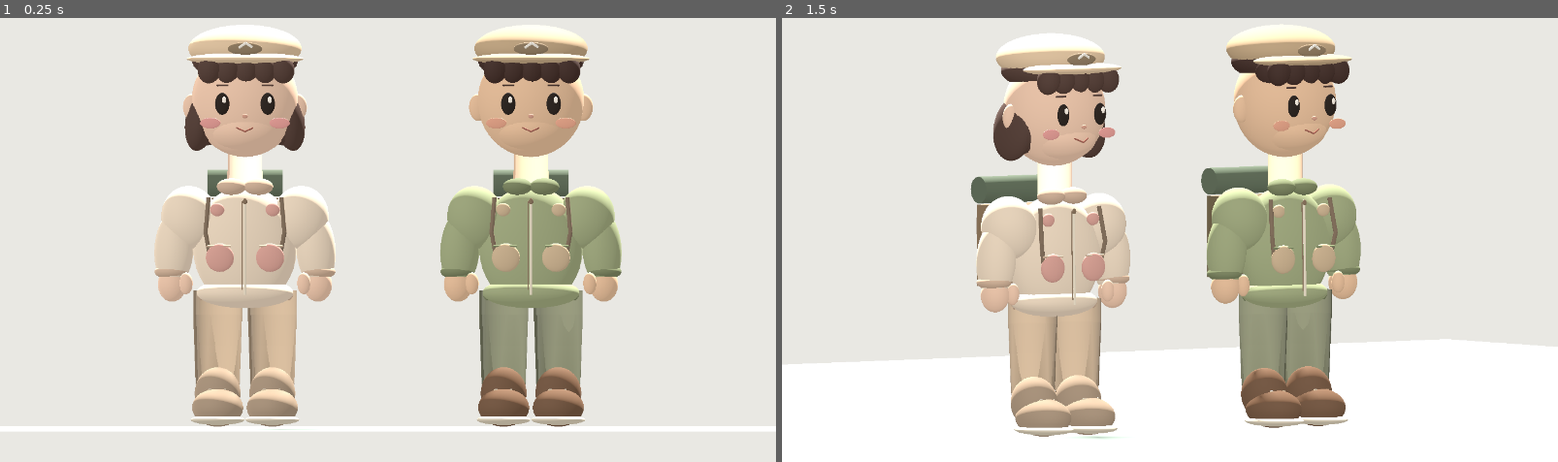
Above: before the commit, frames 1-2 (left to right).
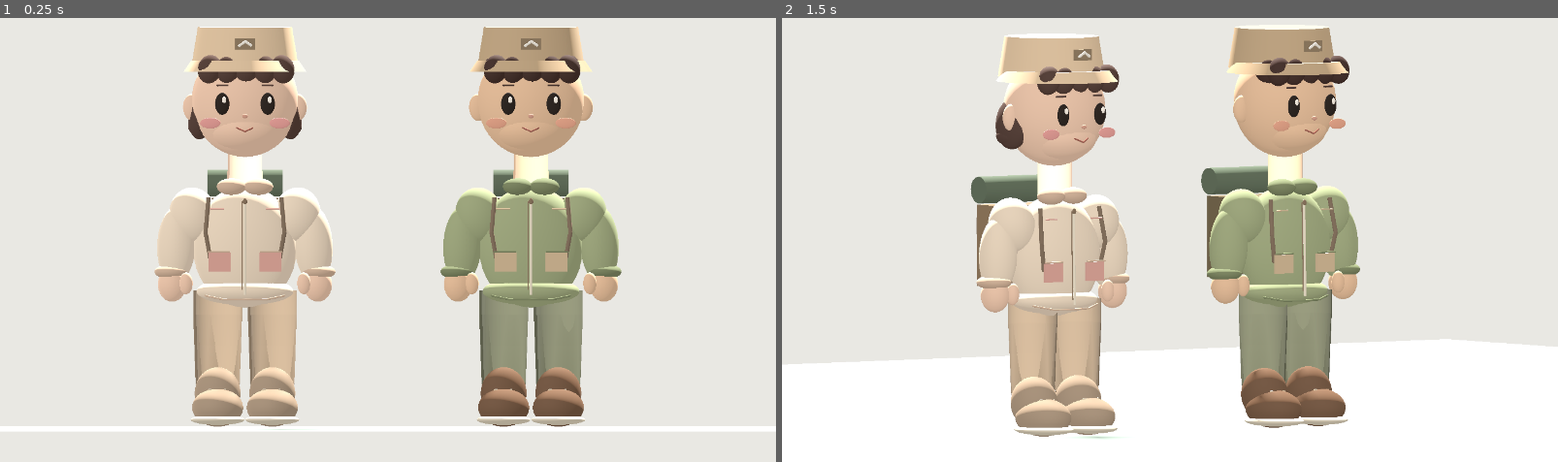
Above: after the commit, the same moments.

Repository: dlsgur3021-ai/inghyuk
Game: Godot game, scene res://main.tscn
Two runs of this game, one before a commit and one after it. Both use one fixed random seed, a clock stepped at 60 frames per second and the inputs below.
Inputs:
- Up to frame 1 (0.25 s): no input
- Up to frame 2 (1.5 s): tap Enter at 0.5 s; tap Space at 1.25 s

The runs differ from the first frame. In frame 1, 3.6% of the frame differs, in the area x 19-81%, y 1-80%; in frame 2, 3.6%.

Commit message:
Polish chibi Godot campers: bucket hats, flat pockets, tapered shoulders and short bob

Diff:
--- a/camp-story-capture/main.gd
+++ b/camp-story-capture/main.gd
@@ -411,9 +411,9 @@
         ],.0055,"dfc9a9")
     # Covered, smooth jacket body; the filled mesh hides the backpack from frontal view.
     ellipsoid(root,Vector3(0,.835,.007),Vector3(.240,.281,.153),jacket)
-    ellipsoid(root,Vector3(0,.622,.006),Vector3(.224,.071,.146),jacket)
+    ellipsoid(root,Vector3(0,.630,.006),Vector3(.224,.065,.145),jacket)
     # soft hem is narrow; it does not form a bulbous hip.
-    tube(root,[[0,.586,.006,.207,.137],[0,.609,.006,.223,.144]],jacket_dark,36)
+    tube_line(root,[Vector3(-.183,.609,-.084),Vector3(-.10,.592,-.128),Vector3(0,.591,-.145),Vector3(.10,.592,-.128),Vector3(.183,.609,-.084)],.0045,jacket_dark)
     # collar seam and centered, straight zip
     tube_line(root,[Vector3(0,.613,-.155),Vector3(0,1.053,-.147)],.006,"eee2cb")
     tube_line(root,[Vector3(.012,.636,-.156),Vector3(.012,1.044,-.148)],.0028,"957e66")
@@ -422,15 +422,15 @@
     for side in [-1.0,1.0]:
         var sx: float=side
         # Soft sloping shoulder, tapering to fitted cuff rather than floating cylinders.
-        ellipsoid(root,Vector3(sx*.255,.970,.010),Vector3(.131,.147,.126),jacket,Vector3(0,0,-sx*.18))
-        ellipsoid(root,Vector3(sx*.327,.826,.012),Vector3(.091,.182,.094),jacket,Vector3(0,0,sx*.07))
+        ellipsoid(root,Vector3(sx*.239,.982,.010),Vector3(.110,.128,.107),jacket,Vector3(0,0,-sx*.17))
+        ellipsoid(root,Vector3(sx*.316,.845,.012),Vector3(.089,.183,.088),jacket,Vector3(0,0,sx*.055))
         ellipsoid(root,Vector3(sx*.339,.720,.013),Vector3(.079,.035,.085),jacket_dark)
         ellipsoid(root,Vector3(sx*.336,.662,.008),Vector3(.066,.081,.069),skin)
         # simple thumb from glove cuff, deliberately only 2 hand details
         ellipsoid(root,Vector3(sx*.272,.666,-.042),Vector3(.031,.051,.029),skin)
-        ellipsoid(root,Vector3(sx*.116,.785,-.142),Vector3(.065,.066,.028),pocket)
-        tube_line(root,[Vector3(sx*.067,.838,-.154),Vector3(sx*.171,.838,-.146)],.005,jacket_dark)
-        ellipsoid(root,Vector3(sx*.128,1.007,-.123),Vector3(.033,.031,.020),pocket)
+        rounded_box(root,Vector3(sx*.118,.764,-.150),Vector3(.103,.087,.010),pocket)
+        tube_line(root,[Vector3(sx*.070,.812,-.159),Vector3(sx*.169,.812,-.159)],.0038,jacket_dark)
+        tube_line(root,[Vector3(sx*.096,1.011,-.150),Vector3(sx*.159,1.011,-.150)],.0035,pocket)
     # neck, raised soft collar, beige hoodie inside
     tube(root,[[0,1.083,0,.081,.079],[0,1.330,0,.080,.079]],skin,24)
     ellipsoid(root,Vector3(-.062,1.113,-.056),Vector3(.068,.039,.060),jacket_dark)
@@ -461,17 +461,29 @@
         # Short soft bob, not separate spherical pigtails.
         for side in [-1.0,1.0]:
             var sx: float=side
-            ellipsoid(root,Vector3(sx*.202,1.427,.042),Vector3(.072,.151,.128),hair,Vector3(0,0,sx*.18))
-            ellipsoid(root,Vector3(sx*.184,1.369,.051),Vector3(.084,.066,.111),hair)
+            ellipsoid(root,Vector3(sx*.199,1.452,.051),Vector3(.062,.122,.111),hair,Vector3(0,0,sx*.13))
+            ellipsoid(root,Vector3(sx*.196,1.391,.061),Vector3(.066,.051,.094),hair)
     else:
         ellipsoid(root,Vector3(-.154,1.658,-.083),Vector3(.073,.078,.088),hair)
         ellipsoid(root,Vector3(.151,1.659,-.090),Vector3(.068,.071,.075),hair)
     # The brim is a separate low silhouette curved cap for a controllable game asset.
-    ellipsoid(root,Vector3(0,1.752,.035),Vector3(.262,.109,.232),hat)
-    ellipsoid(root,Vector3(0,1.704,-.135),Vector3(.270,.028,.118),hat)
-    ellipsoid(root,Vector3(0,1.751,-.208),Vector3(.080,.030,.016),"947f64")
+    var crown := CylinderMesh.new()
+    crown.top_radius = .218
+    crown.bottom_radius = .248
+    crown.height = .185
+    crown.radial_segments = 40
+    var crown_mesh := mesh_node(root,crown,hat)
+    crown_mesh.position = Vector3(0,1.757,.026)
+    var brim := CylinderMesh.new()
+    brim.top_radius = .250
+    brim.bottom_radius = .284
+    brim.height = .051
+    brim.radial_segments = 40
+    var brim_mesh := mesh_node(root,brim,hat)
+    brim_mesh.position = Vector3(0,1.669,-.020)
+    rounded_box(root,Vector3(0,1.772,-.218),Vector3(.094,.052,.014),"947f64")
     # tiny mountain badge on cap
-    tube_line(root,[Vector3(-.033,1.758,-.221),Vector3(-.003,1.776,-.226),Vector3(.025,1.757,-.221)],.006,"f1eadd")
+    tube_line(root,[Vector3(-.031,1.764,-.228),Vector3(-.002,1.784,-.231),Vector3(.027,1.764,-.228)],.006,"f1eadd")
     # shoulder straps and backpack, modeled behind upper torso.
     for side in [-1.0,1.0]:
         var sx: float=side
